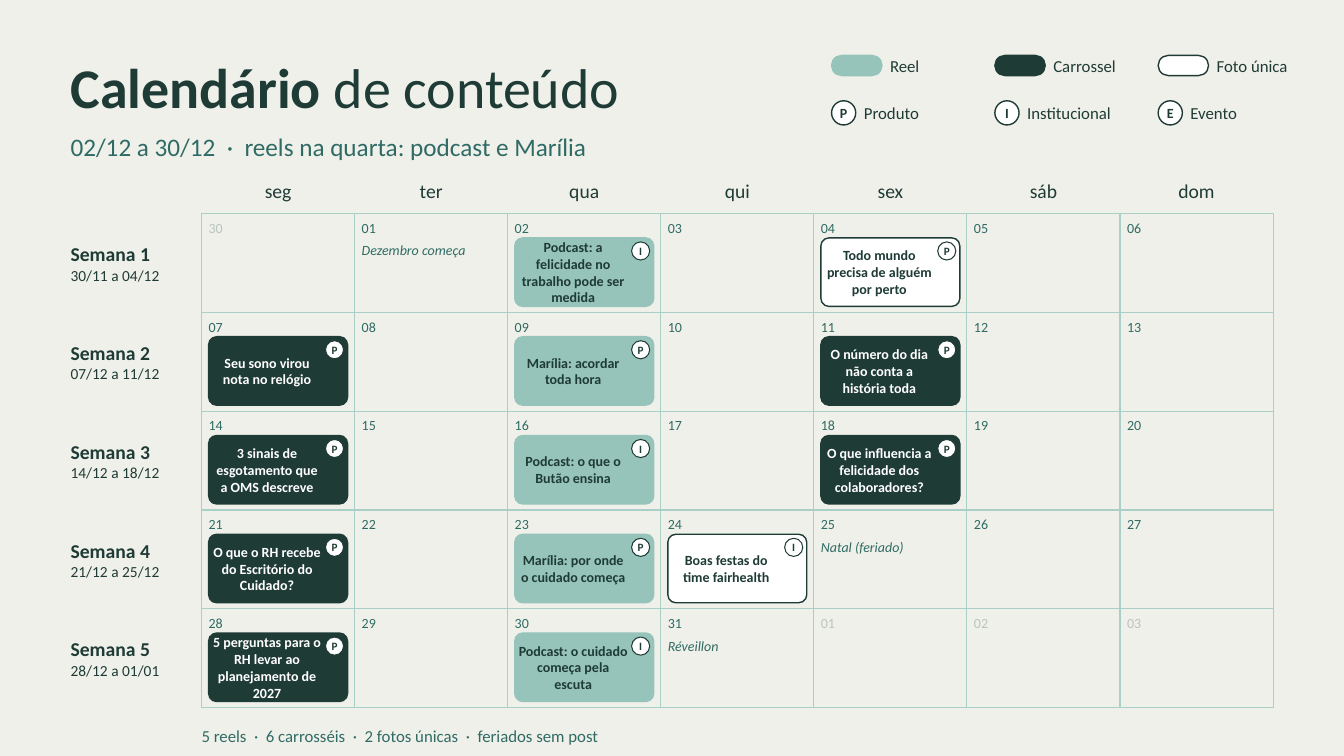
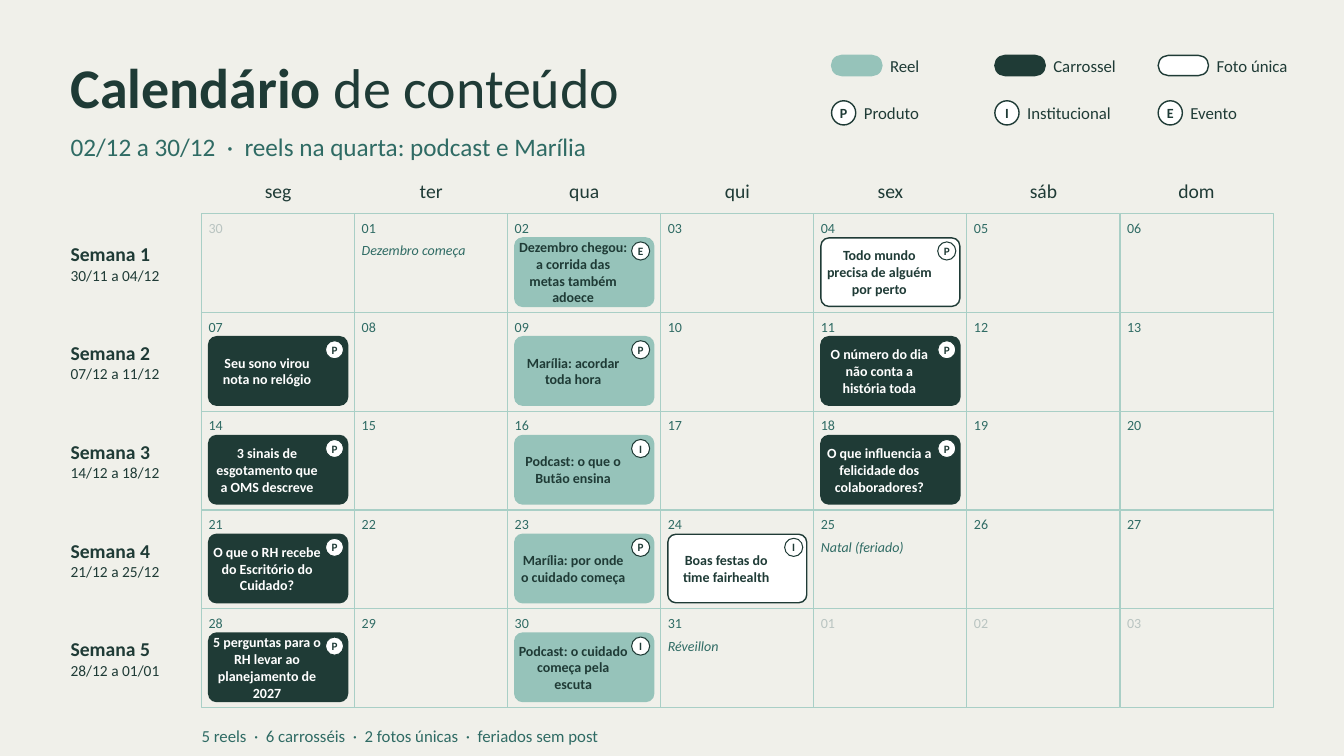
Before and after one commit to nina-rebello/comunicao-fh, a slide deck: slide 2 of marketing/calendario-dezembro/Programacao_Instagram_Dezembro_2026.pptx. Drawn at 1344x756 pixels with LibreOffice and Linux fonts; fonts in the diff are those of the drawing. Boxes give left, top, right and bottom in pixels: in the first picture for what was removed or moved away, otherwise in the second. Text is boxed around its words. In the diff, an @@ line names an element or a change of style, - is before the commit and + after.

```diff
--- a/marketing/calendario-dezembro/Programacao_Instagram_Dezembro_2026.pptx
+++ b/marketing/calendario-dezembro/Programacao_Instagram_Dezembro_2026.pptx
@@ text at <box>519,242,627,302</box>: text changed @@
-Podcast: a felicidade no trabalho pode ser medida
+Dezembro chegou: a corrida das metas também adoece
@@ text at <box>638,248,643,255</box>: text changed @@
-I
+E
```
Also in this commit, not shown: 2 other slides changed, 12 other files.
